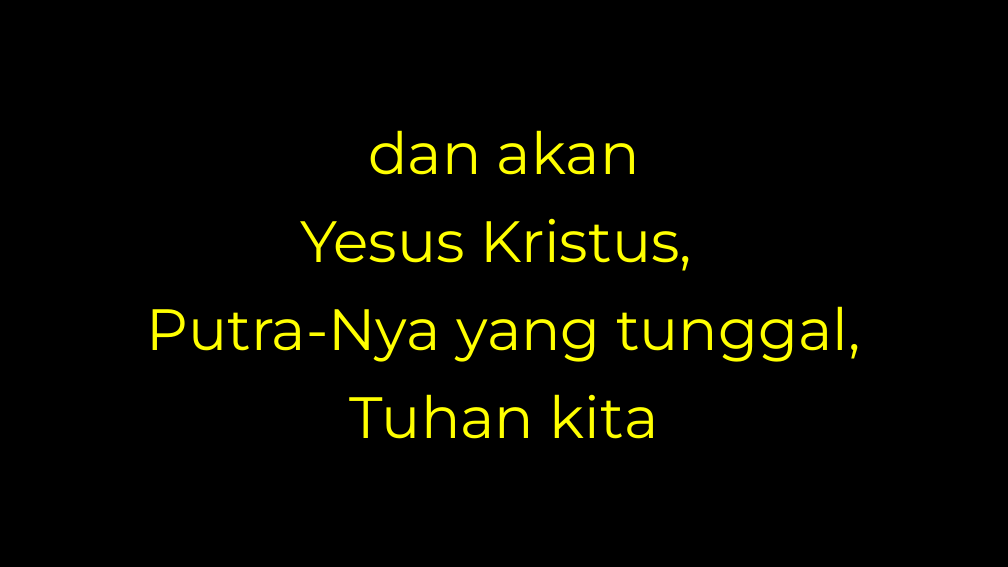
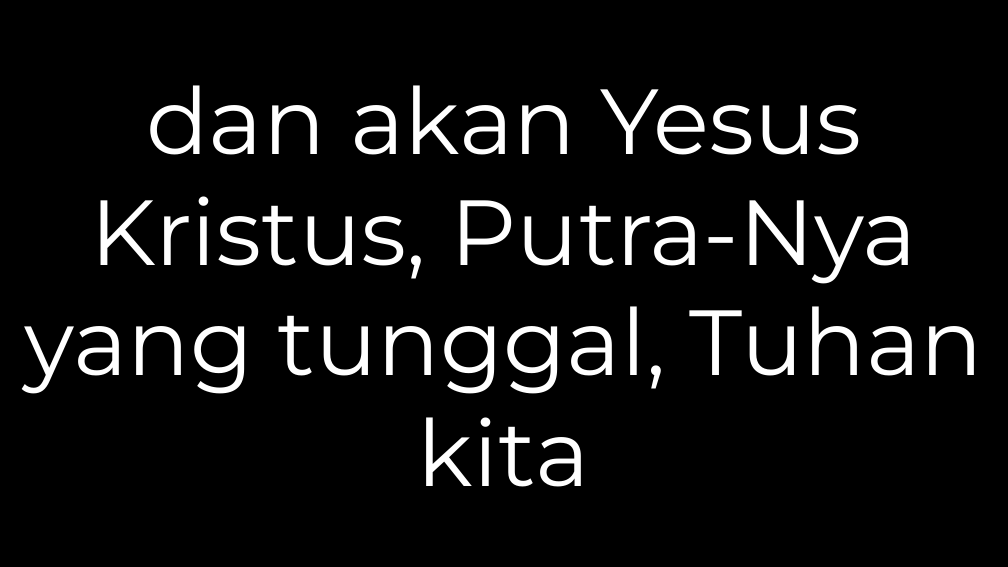
Before and after one commit to laurensius/Slide_Misa_KRC, a slide deck: slide 27 of 2020 11 tanggal 2 Misa Arwah/Slide Misa Arwah.pptx. Drawn at 1008x567 pixels with LibreOffice and Linux fonts; fonts in the diff are those of the drawing; background and template pictures are left out. Boxes give left, top, right and bottom in pixels: in the first picture for what was removed or moved away, otherwise in the second. Text is boxed around its words. In the diff, an @@ line names an element or a change of style, - is before the commit and + after.

```diff
--- a/2020 11 tanggal 2 Misa Arwah/Slide Misa Arwah.pptx
+++ b/2020 11 tanggal 2 Misa Arwah/Slide Misa Arwah.pptx
@@ text at [25, 85, 983, 487]: text changed; size 55.5 to 88 pt; text colour #FFFF00 to #FFFFFF @@
-dan akan
-Yesus Kristus,
-Putra-Nya yang tunggal,
-Tuhan kita
+dan akan Yesus Kristus, Putra-Nya yang tunggal, Tuhan kita
```
Also in this commit, not shown: 31 other slides changed, 1 slide added, 2 slides removed, 10 other files.
